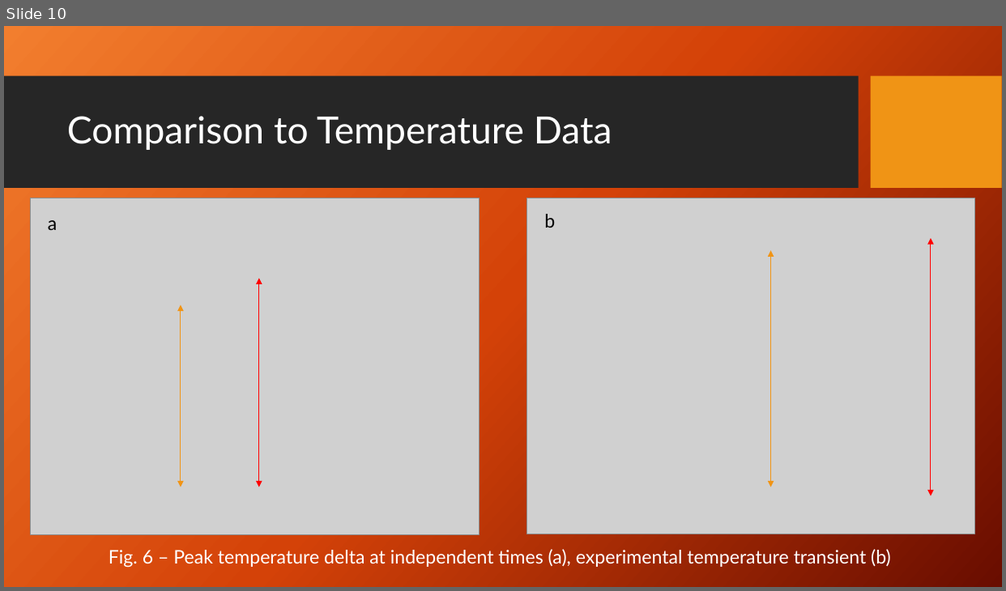
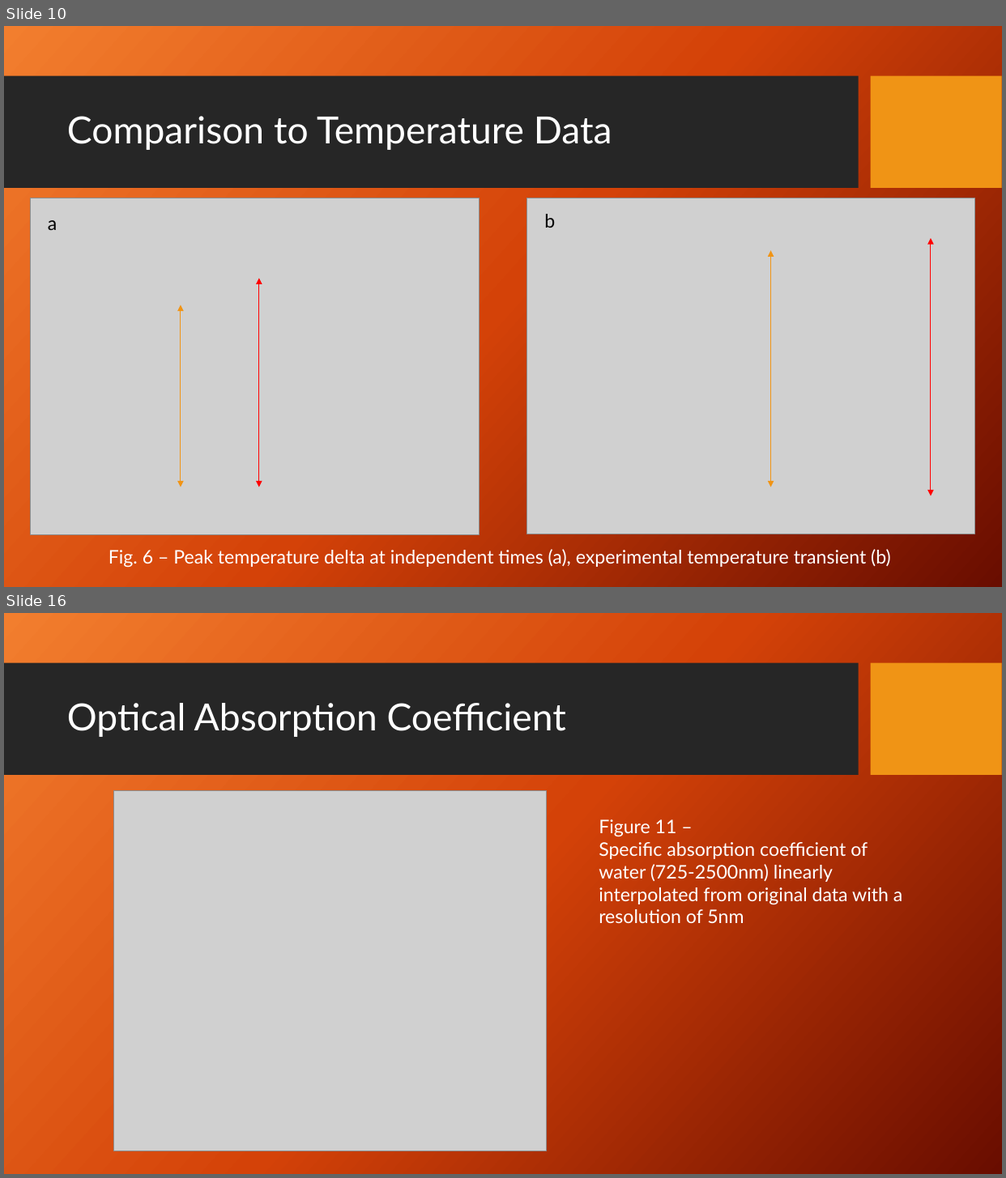
Before and after one commit to dbhatia00/NeuronSimulation, a slide deck: Presentations/Fall Updates/FallUpdate3.pptx. Shown one above the other, each under a label of ours: slide 10 before the commit, slides 10 and 16 after it; the slides between them are not shown. The pictures are 1006x591 and 1006x1178 pixels, drawn with LibreOffice and Linux fonts; fonts in the diff are those of the drawing; grey boxes stand for pictures; background and template pictures are left out. Boxes give left, top, right and bottom in pixels: in the first picture for what was removed or moved away, otherwise in the second. Text is boxed around its words. In the diff, an @@ line names an element or a change of style, - is before the commit and + after.

```diff
--- a/Presentations/Fall Updates/FallUpdate3.pptx
+++ b/Presentations/Fall Updates/FallUpdate3.pptx
@@ slide 16 added at <box>4,613,1002,1174</box>, background picture (left out); not listed: 2 template elements that a slide beside it also shows @@
@@ title added at <box>67,703,566,737</box>, 36 pt, text #FFFFFF @@
+Optical Absorption Coefficient
@@ picture added at <box>113,790,546,1152</box> @@
@@ text added at <box>599,820,902,923</box>, 18 pt, text #FFFFFF @@
+Figure 11 –
+Specific absorption coefficient of water (725-2500nm) linearly interpolated from original data with a resolution of 5nm
```
Also in this commit, not shown: 3 slides changed, 5 other slides added.
